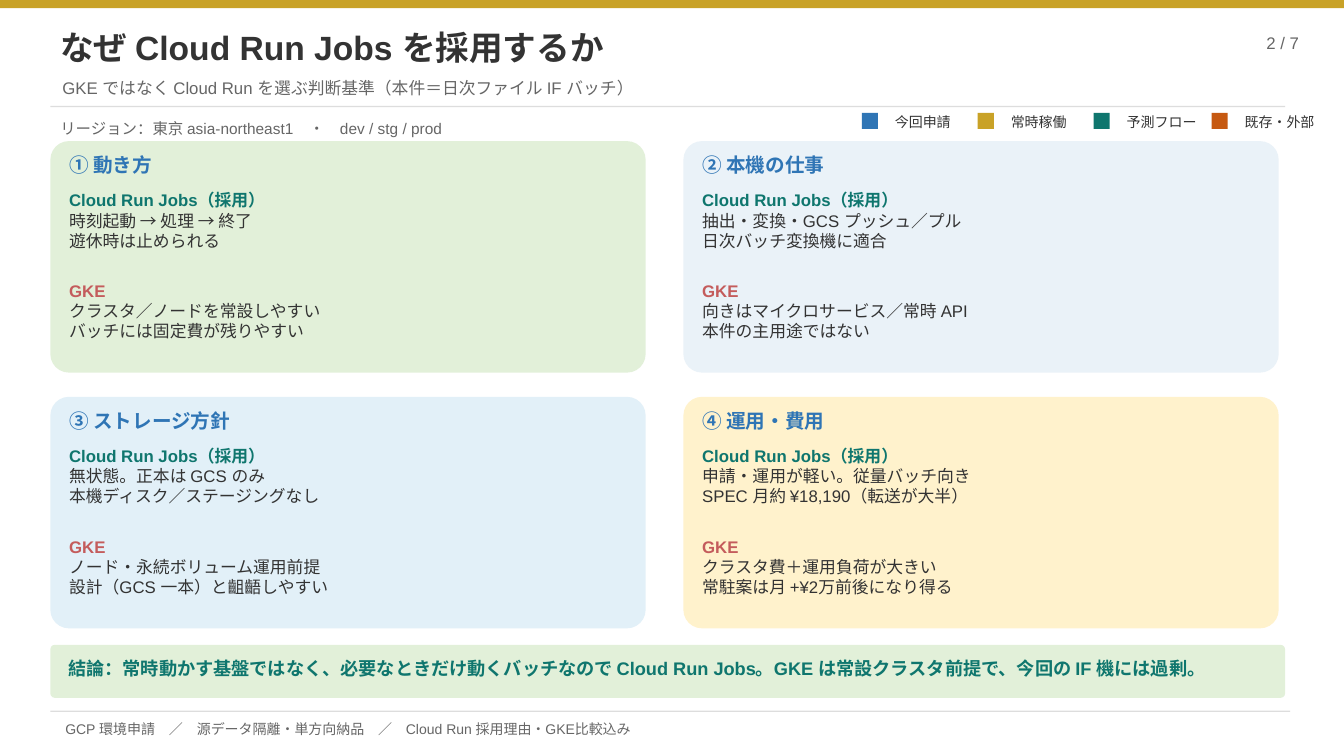
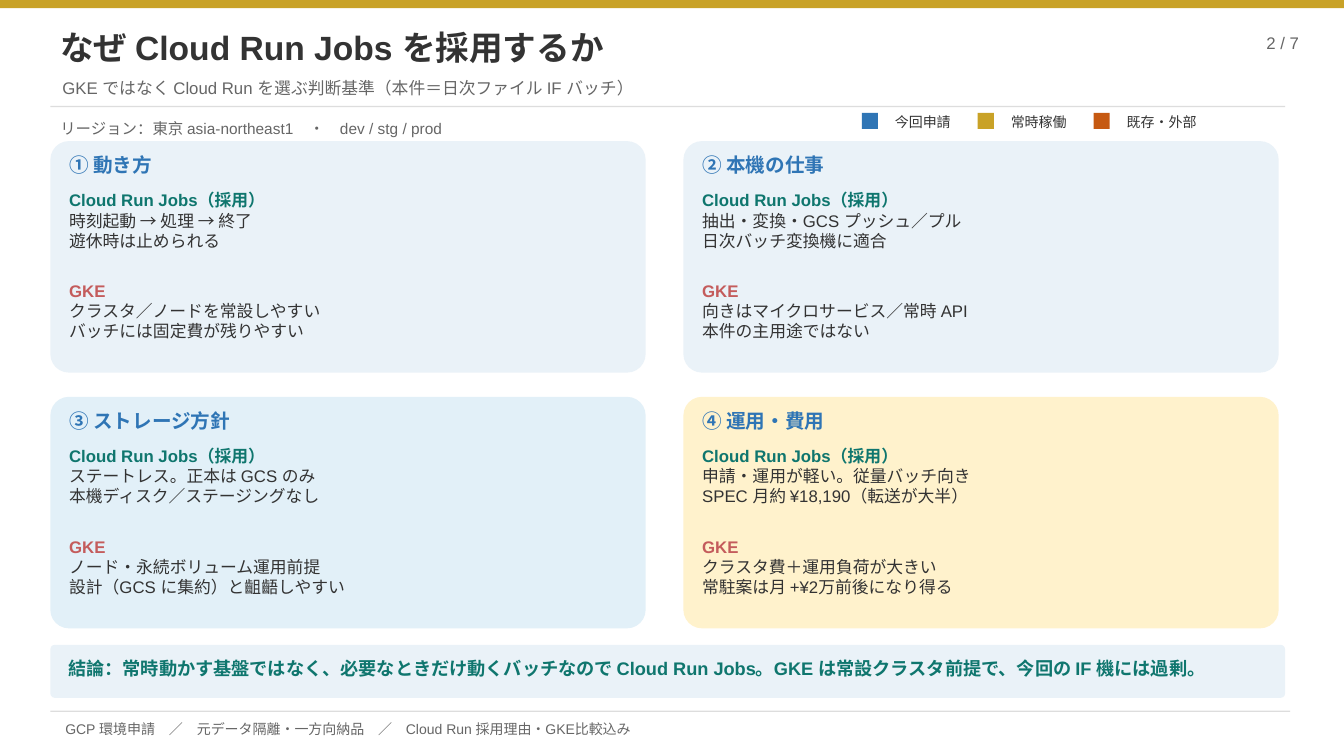
Before and after one commit to ZangPengshi-TREC/Zang_TreC, a slide deck: slide 2 of PMI/Sinops/phase2-detail-design/sources/20260922-scm-if-cloud-application/SCM連携クラウド機_GCP環境申請.pptx. Drawn at 1344x756 pixels with LibreOffice and Linux fonts; fonts in the diff are those of the drawing. Boxes give left, top, right and bottom in pixels: in the first picture for what was removed or moved away, otherwise in the second. Text is boxed around its words. In the diff, an @@ line names an element or a change of style, - is before the commit and + after.

```diff
--- a/PMI/Sinops/phase2-detail-design/sources/20260922-scm-if-cloud-application/SCM連携クラウド機_GCP環境申請.pptx
+++ b/PMI/Sinops/phase2-detail-design/sources/20260922-scm-if-cloud-application/SCM連携クラウド機_GCP環境申請.pptx
@@ rectangle: place and size @@
-rectangle at <box>1212,113,1228,129</box>
+rectangle at <box>1094,113,1110,129</box>
@@ rectangle removed at <box>1094,113,1110,129</box> @@
@@ text "既存・外部": place and size @@
-text "既存・外部" at <box>1245,115,1315,128</box>
+text "既存・外部" at <box>1127,115,1197,128</box>
@@ text removed at <box>1127,115,1197,128</box> @@
-予測フロー
@@ rounded rectangle at <box>50,141,646,373</box>: fill #E2F0D9 to #EAF2F8 @@
@@ text at <box>69,468,316,484</box>: text changed @@
-無状態。正本は GCS のみ
+ステートレス。正本は GCS のみ
@@ text at <box>69,579,345,595</box>: text changed @@
-設計（GCS 一本）と齟齬しやすい
+設計（GCS に集約）と齟齬しやすい
@@ rounded rectangle at <box>50,645,1286,698</box>: fill #E2F0D9 to #EAF2F8 @@
@@ text at <box>65,722,631,735</box>: text changed @@
-GCP 環境申請 ／ 源データ隔離・単方向納品 ／ Cloud Run 採用理由・GKE比較込み
+GCP 環境申請 ／ 元データ隔離・一方向納品 ／ Cloud Run 採用理由・GKE比較込み
```
Also in this commit, not shown: 6 other slides changed, 9 other files.
